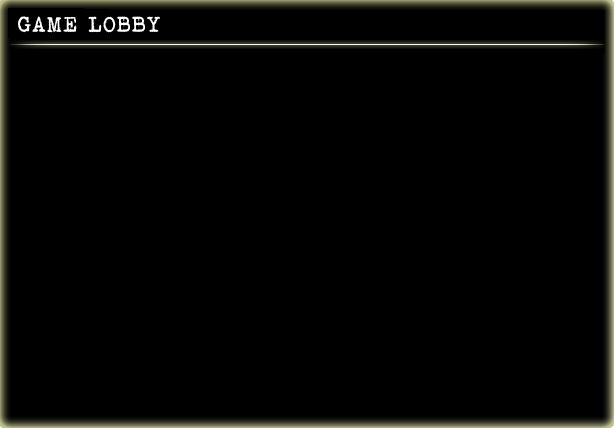
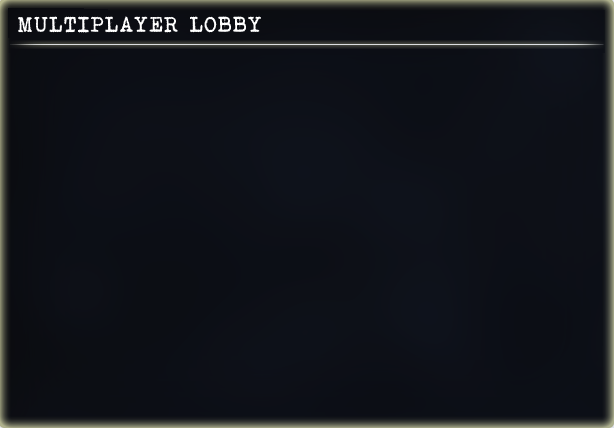
Layer changes from the first 614x428 image to the second:
renamed "GAME LOBBY" to "MULTIPLAYER LOBBY", painted on it over (x1=18, y1=16, x2=261, y2=33)
added layer "Layer 1" (14%) above "Shape 2" over (x1=0, y1=0, x2=614, y2=428)
"Shape 2": opacity 100% → 96% over (x1=0, y1=0, x2=614, y2=428)
